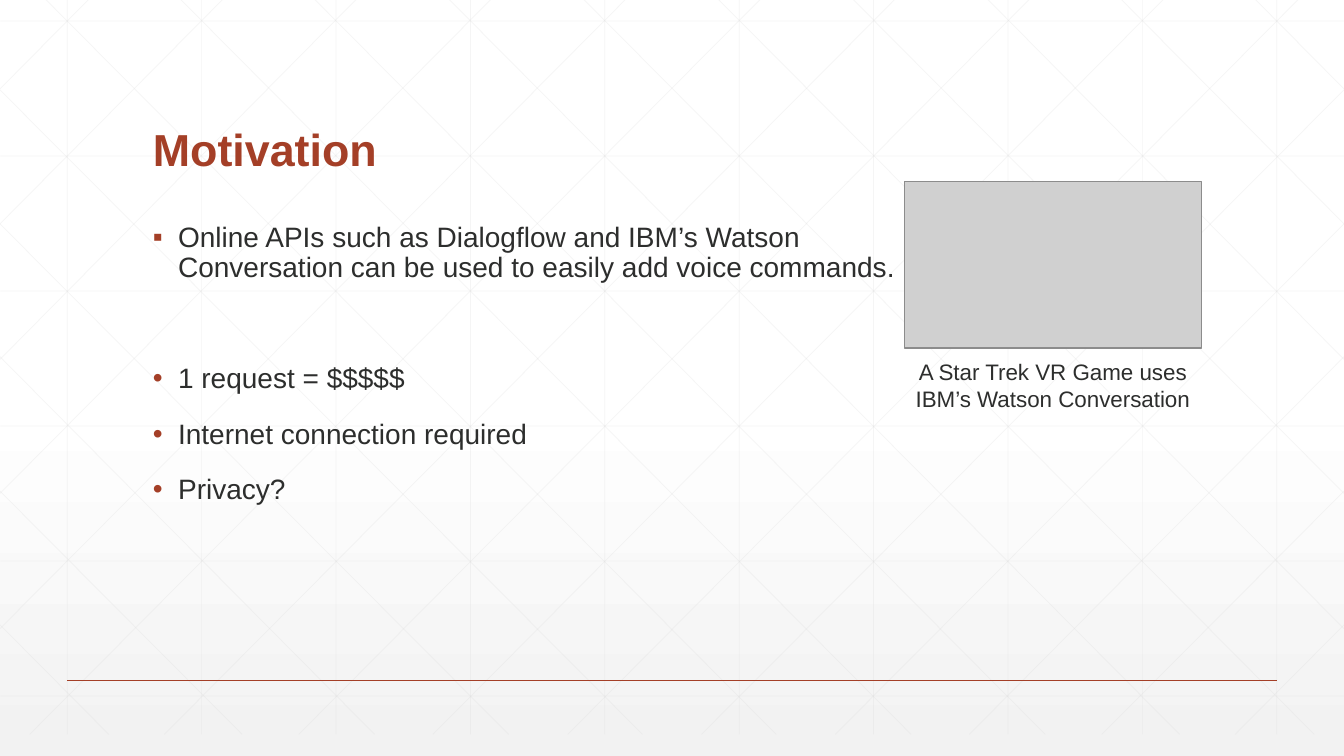
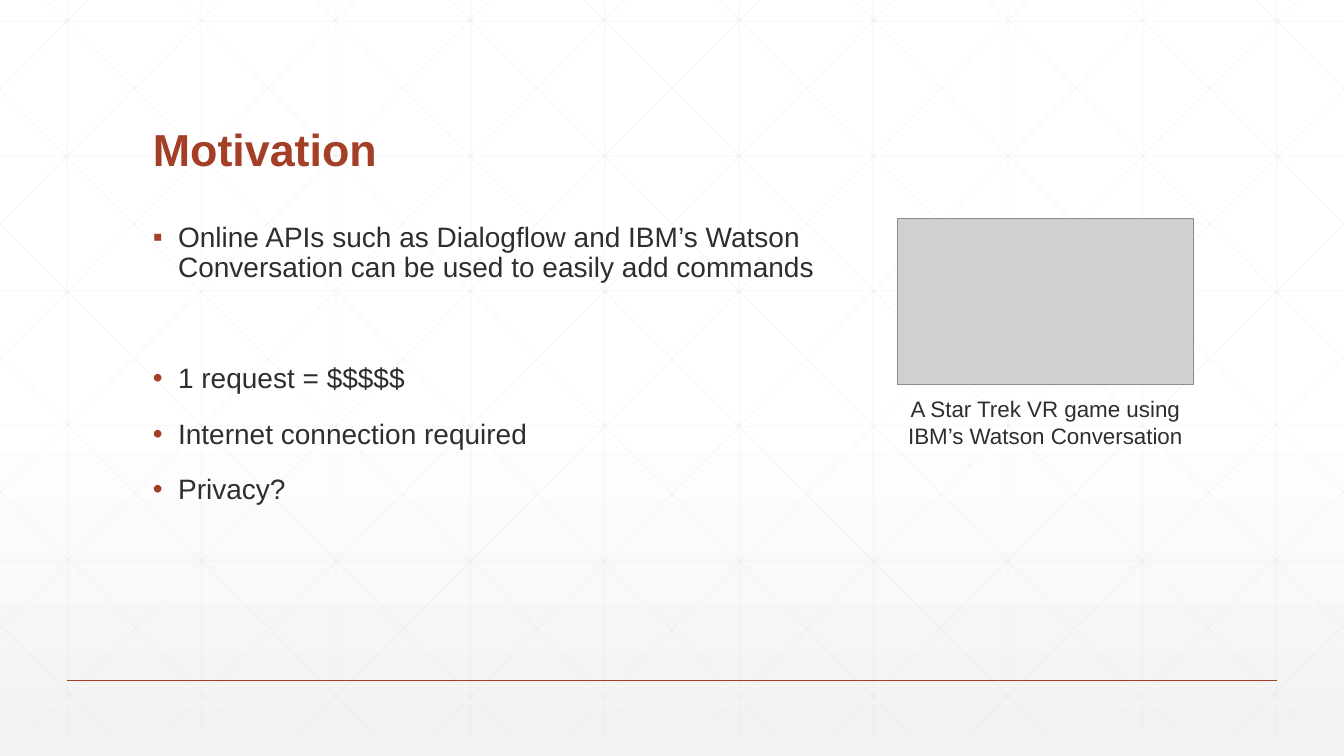
Before and after one commit to BaronKhan/VoiceRecognitionRPG, a slide deck: slide 7 of presentation/presentation.pptx. Drawn at 1344x756 pixels with LibreOffice and Linux fonts; fonts in the diff are those of the drawing; grey boxes stand for pictures. Boxes give left, top, right and bottom in pixels: in the first picture for what was removed or moved away, otherwise in the second. Text is boxed around its words. In the diff, an @@ line names an element or a change of style, - is before the commit and + after.

```diff
--- a/presentation/presentation.pptx
+++ b/presentation/presentation.pptx
@@ text at [178, 226, 813, 283]: text changed @@
-▪ Online APIs such as Dialogflow and IBM’s Watson Conversation can be used to easily add voice commands.
+▪ Online APIs such as Dialogflow and IBM’s Watson Conversation can be used to easily add commands
@@ picture: place and size @@
-picture at [905, 181, 1202, 348]
+picture at [897, 219, 1194, 385]
@@ text at [908, 400, 1183, 445]: text changed @@
-A Star Trek VR Game uses IBM’s Watson Conversation
+A Star Trek VR game using IBM’s Watson Conversation
```
Also in this commit, not shown: 5 other slides changed, 1 slide added, 2 other files.
